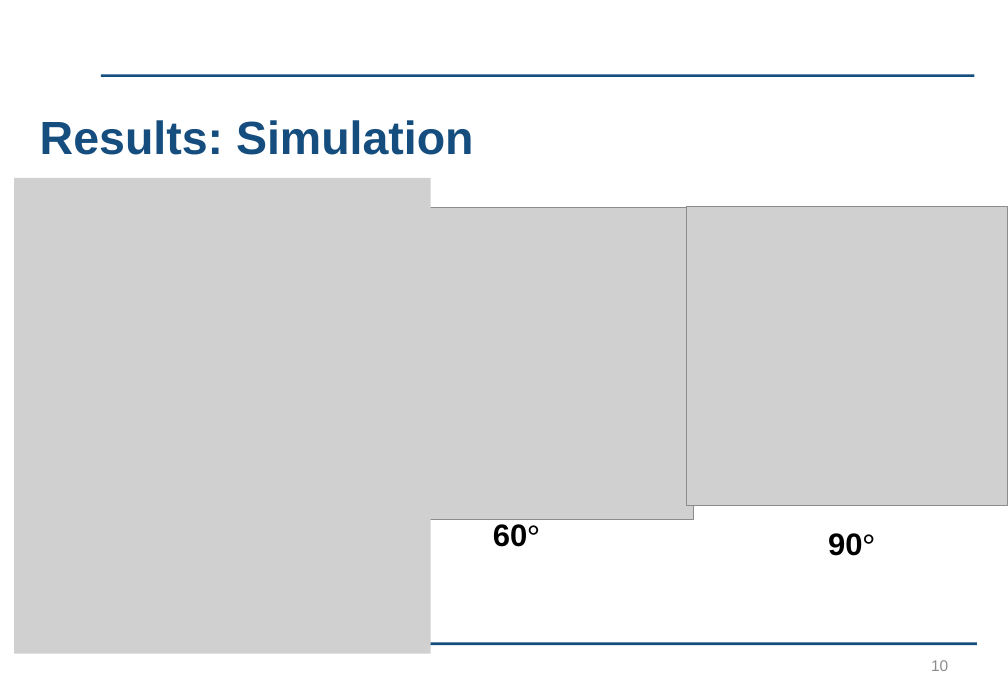
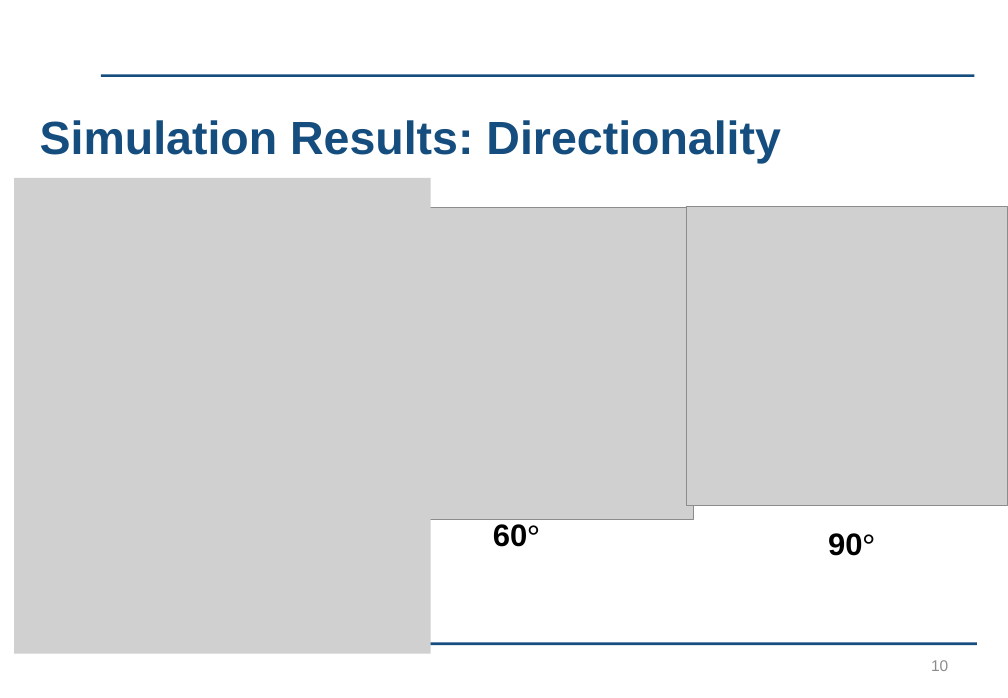
Before and after one commit to kayjayB/I_cant_hear_you, a slide deck: slide 10 of Presentation/Lab Project Presentation.pptx. Drawn at 1008x698 pixels with LibreOffice and Linux fonts; fonts in the diff are those of the drawing; grey boxes stand for pictures; background and template pictures are left out. Boxes give left, top, right and bottom in pixels: in the first picture for what was removed or moved away, otherwise in the second. Text is boxed around its words. In the diff, an @@ line names an element or a change of style, - is before the commit and + after.

```diff
--- a/Presentation/Lab Project Presentation.pptx
+++ b/Presentation/Lab Project Presentation.pptx
@@ title at bbox=[40, 120, 780, 163]: text changed @@
-Results: Simulation
+Simulation Results: Directionality
```
Also in this commit, not shown: 3 other slides changed, 1 other file.
